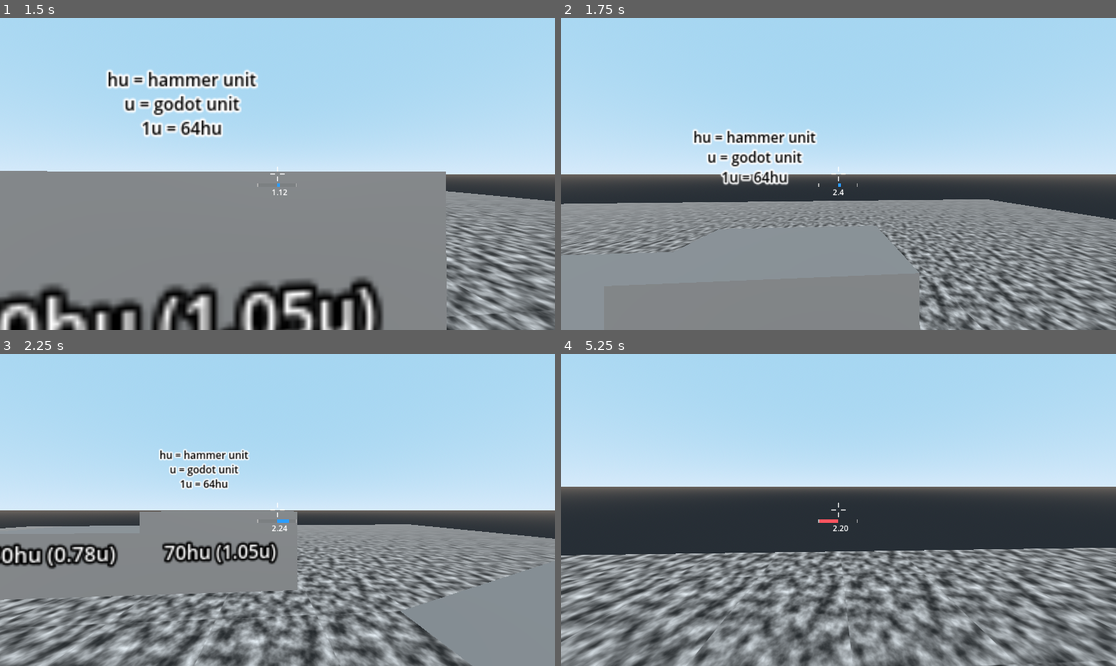
Above: before the commit, frames 1-4 (two rows, left to right).
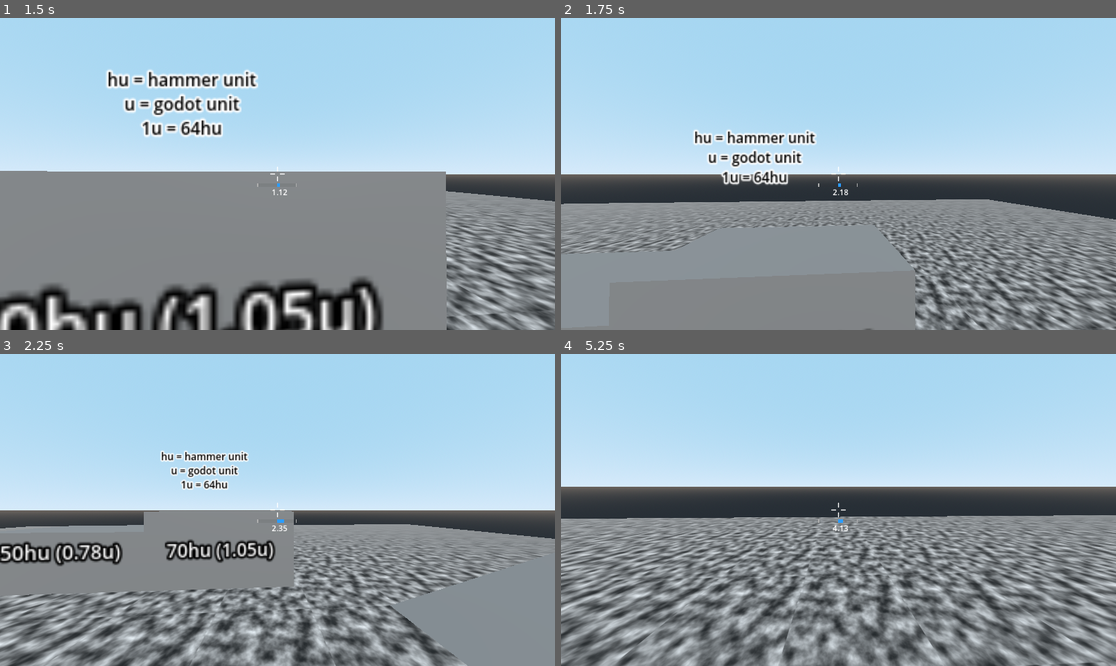
Above: after the commit, the same moments.

Repository: Jack3G/first-person-character
Game: Godot game, scene res://src/test_level.tscn
Same seed, same stepped clock (60 frames per second), same inputs: the game is played once before the commit and once after it.
Inputs (mouse positions are in pixels of both pictures, inside the frame that each line leads up to):
- Up to frame 1 (1.5 s): move the mouse to (305, 174) at 0.52 s; hold W (move_forward) 0.53-1.28 s; tap ` (capture_mouse) at 0.6 s; tap Space (jump) at 0.77 s; move the mouse to (166, 189) at 1.27 s; hold S (move_back) from 1.28 s (still down); tap Shift (crouch) at 1.35 s
- Up to frame 2 (1.75 s): keep holding S (move_back); tap Space (jump) at 1.52 s
- Up to frame 3 (2.25 s): move the mouse to (333, 441) at 2.02 s; release S (move_back) at 2.03 s; hold D (move_right) from 2.03 s (still down); tap ` (capture_mouse) at 2.1 s
- Up to frame 4 (5.25 s): move the mouse to (832, 516) at 2.77 s; release D (move_right) at 2.78 s; hold W (move_forward) 2.78-4.28 s; tap Shift (crouch) at 2.85, 4.35 s; tap Space (jump) at 3.02, 3.77, 4.52 s; move the mouse to (877, 513) at 3.52 s; tap ` (capture_mouse) at 3.6, 5.1 s; move the mouse to (672, 463) at 4.27 s; hold A (move_left) 4.28-5.03 s; move the mouse to (866, 510) at 5.02 s; hold S (move_back) from 5.03 s (still down)

Frame 1 is identical in both runs. In frame 2, 4.9% of the frame differs, in the area x 0-100%, y 35-100%; in frame 3, 19%; in frame 4, 35%, in the area x 0-100%, y 51-100%.

Commit message:
add the "one frame of no friction" thing

Diff:
--- a/src/player/player.gd
+++ b/src/player/player.gd
@@ -31,6 +31,7 @@
 @export var crouch_speed_modifier: float = 0.33
 @export var backward_speed_modifier: float = 0.9
 @export var auto_bhop: bool = true
+@export var no_friction_on_bhop: bool = true
 
 @export var sensitivity: float = 0.001
 # irl you can look a bit past straight up and down ¯\_(ツ)_/¯
@@ -41,6 +42,7 @@
 # This isn't full coyote time, it's just supposed to help when walking down
 # slopes, etc. Can be used as a replacement for is_on_floor
 var _coyote_mode: bool = false
+var _on_floor_last_frame: bool = false
 
 @onready var head: Node3D = $Head
 @onready var hull: CollisionShape3D = $CollisionHull
@@ -148,9 +150,9 @@
 		if vel_flat.length() < max_speed or vel_flat.dot(wish_dir) <= 0:
 			self.velocity += frame_move
 
-
 		var fric_force = vel_flat * friction * delta * -1
-		self.velocity += fric_force
+		if not no_friction_on_bhop or _on_floor_last_frame:
+			self.velocity += fric_force
 
 		# this stops the player from sliding around when they're close to 0 vel
 		if input == Vector3.ZERO and vel_flat.length() < fric_force.length()/2:
@@ -209,4 +211,6 @@
 	if not _coyote_mode:
 		self.velocity += get_gravity() * delta
 
+	_on_floor_last_frame = _coyote_mode
+
 	self.move_and_slide()
